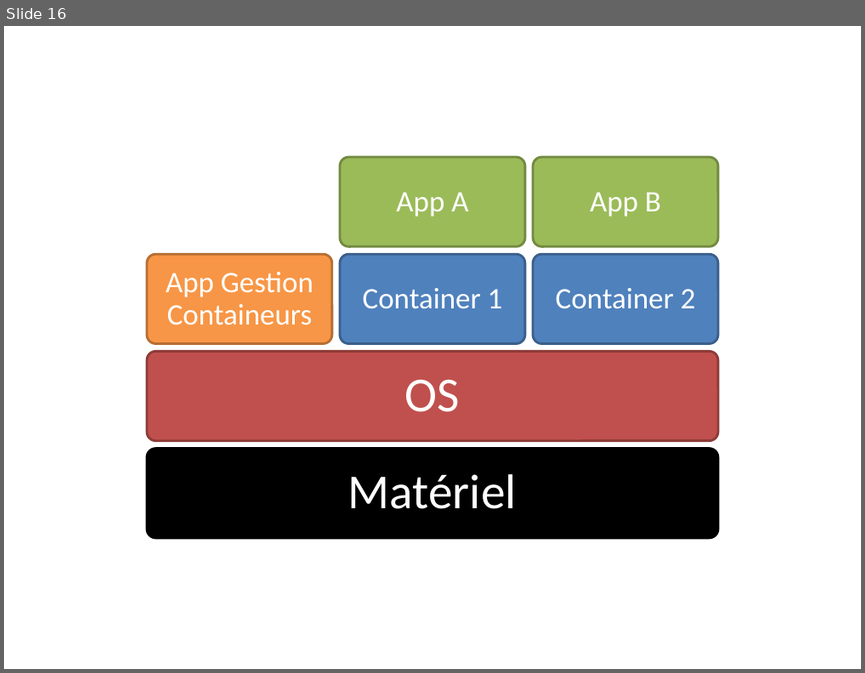
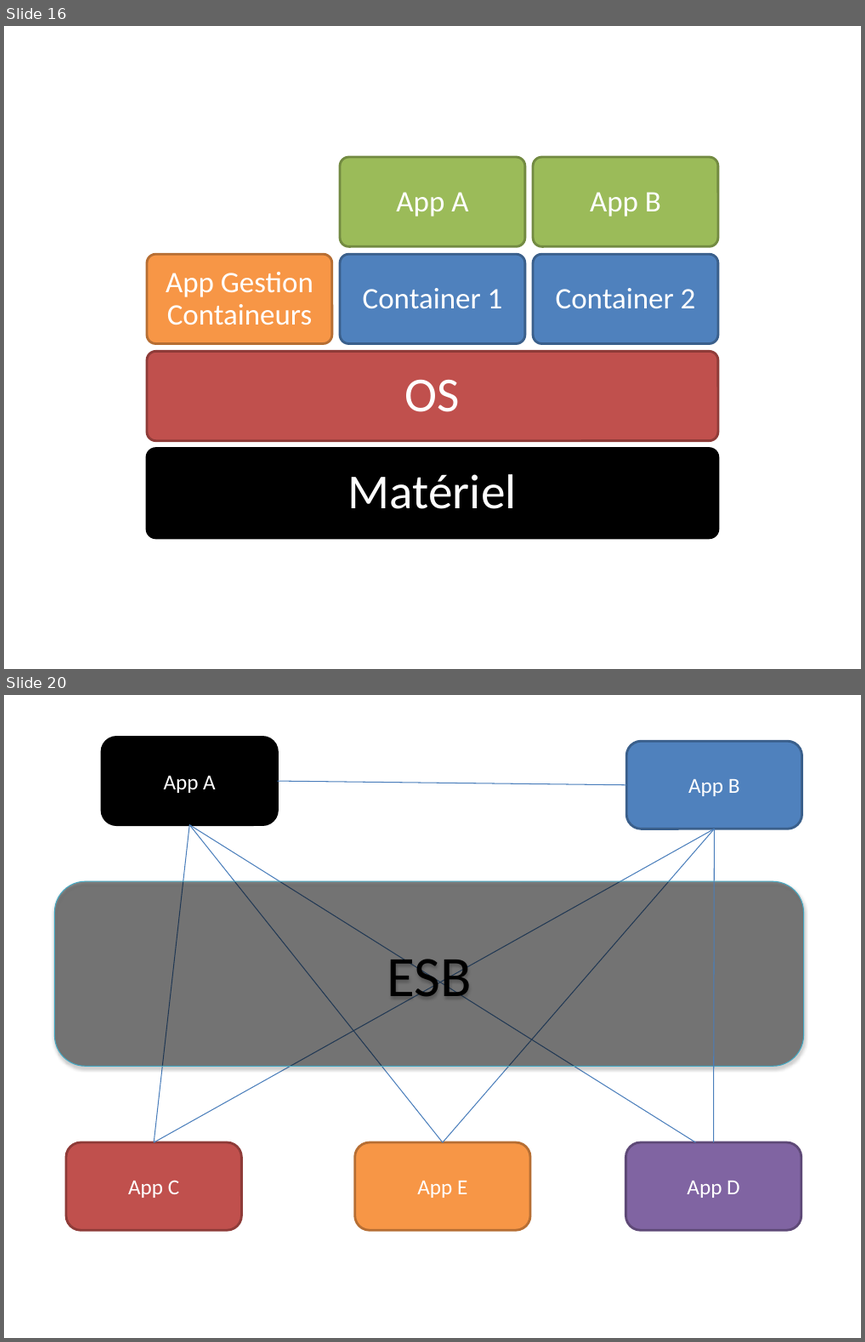
Before and after one commit to dduportal/dduportal.github.io, a slide deck: cours/ensg-asi-2014/src/raws/img_gen.pptx. Shown one above the other, each under a label of ours: slide 16 before the commit, slides 16 and 20 after it; the slides between them are not shown. The pictures are 865x673 and 865x1342 pixels, drawn with LibreOffice and Linux fonts; fonts in the diff are those of the drawing. Boxes give left, top, right and bottom in pixels: in the first picture for what was removed or moved away, otherwise in the second. Text is boxed around its words. In the diff, an @@ line names an element or a change of style, - is before the commit and + after.

```diff
--- a/cours/ensg-asi-2014/src/raws/img_gen.pptx
+++ b/cours/ensg-asi-2014/src/raws/img_gen.pptx
@@ slide 20 added at [4, 695, 861, 1338], background #FFFFFF @@
@@ rounded rectangle added at [102, 737, 278, 824], fill #000000, outline #000000 2 pt, 18 pt, text #FFFFFF @@
+App A
@@ rounded rectangle added at [626, 741, 801, 828], fill #4F81BD, outline #3A5F8C 2 pt, 18 pt, text #FFFFFF @@
+App B
@@ line added from (278, 781) to (626, 785), #4B7EBC 0.75 pt @@
@@ line added from (190, 824) to (154, 1142), #4B7EBC 0.75 pt @@
@@ line added from (715, 828) to (154, 1142), #4B7EBC 0.75 pt @@
@@ line added from (190, 824) to (443, 1142), #4B7EBC 0.75 pt @@
@@ line added from (190, 824) to (695, 1142), #4B7EBC 0.75 pt @@
@@ line added from (715, 828) to (443, 1142), #4B7EBC 0.75 pt @@
@@ line added from (715, 828) to (714, 1142), #4B7EBC 0.75 pt @@
@@ rounded rectangle added at [54, 882, 803, 1066], fill #000000 at 45% opacity, outline #46AAC5 0.75 pt, 48 pt, text #000000 @@
+ESB
@@ rounded rectangle added at [66, 1142, 241, 1230], fill #C0504D, outline #8E3B39 2 pt, 18 pt, text #FFFFFF @@
+App C
@@ rounded rectangle added at [354, 1142, 530, 1230], fill #F79646, outline #B76F34 2 pt, 18 pt, text #FFFFFF @@
+App E
@@ rounded rectangle added at [626, 1142, 801, 1230], fill #8064A2, outline #5F4A78 2 pt, 18 pt, text #FFFFFF @@
+App D
```
Also in this commit, not shown: 1 slide changed, 3 other slides added, 1 slide removed, 5 other files.
